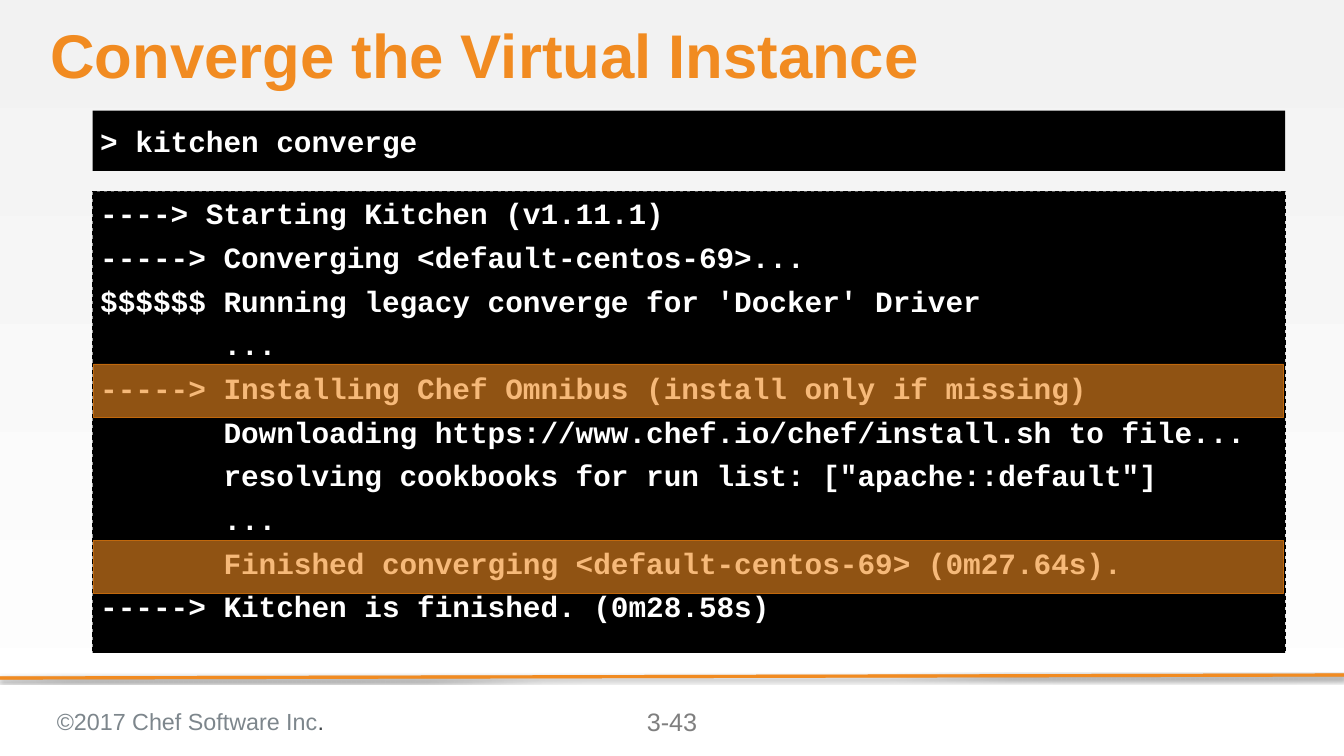
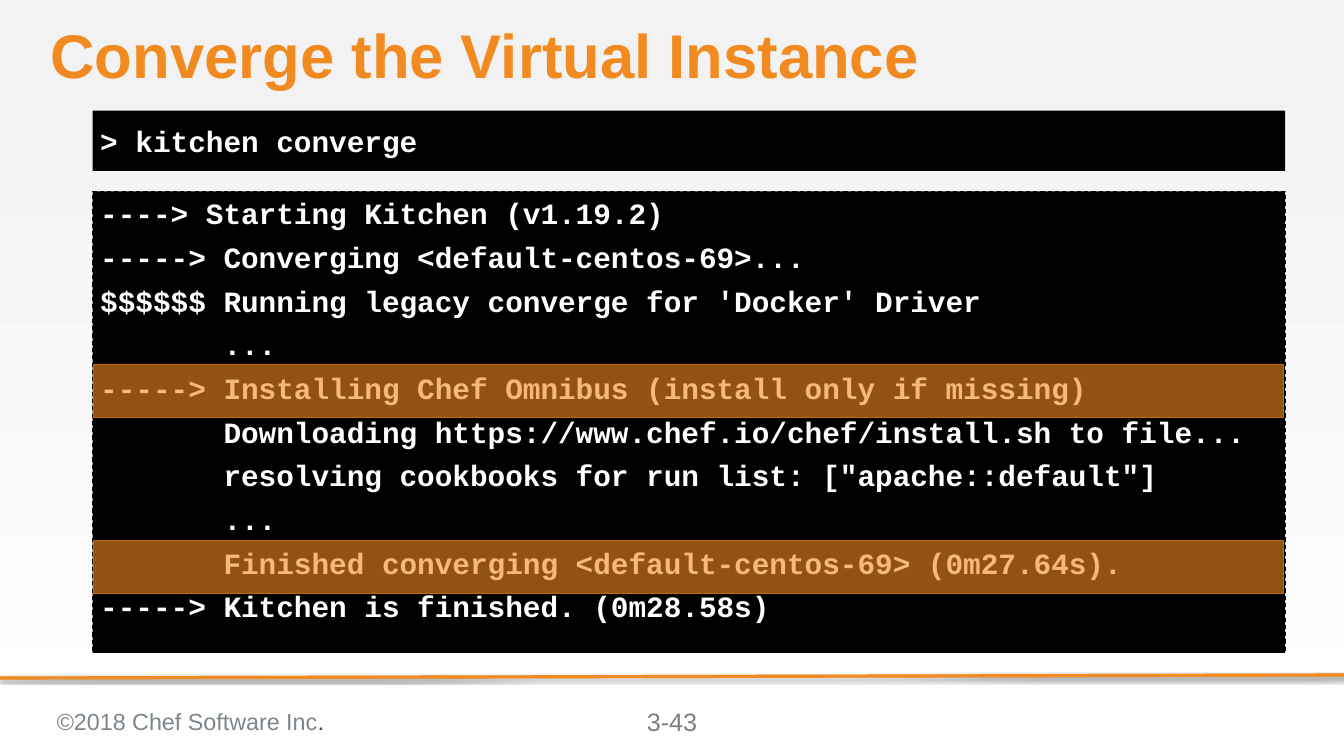
Before and after one commit to anidil18/chef-intermediate, a slide deck: slide 43 of 03-writing_a_test_first.pptx. Drawn at 1344x756 pixels with LibreOffice and Linux fonts; fonts in the diff are those of the drawing; background and template pictures are left out. Boxes give left, top, right and bottom in pixels: in the first picture for what was removed or moved away, otherwise in the second. Text is boxed around its words. In the diff, an @@ line names an element or a change of style, - is before the commit and + after.

```diff
--- a/03-writing_a_test_first.pptx
+++ b/03-writing_a_test_first.pptx
@@ text at <box>206,203,664,231</box>: text changed @@
-----> Starting Kitchen (v1.11.1)
+----> Starting Kitchen (v1.19.2)
@@ text at <box>57,713,324,730</box>: text changed @@
-©2017 Chef Software Inc.
+©2018 Chef Software Inc.
```
Also in this commit, not shown: 55 other slides changed, 14 other files.
